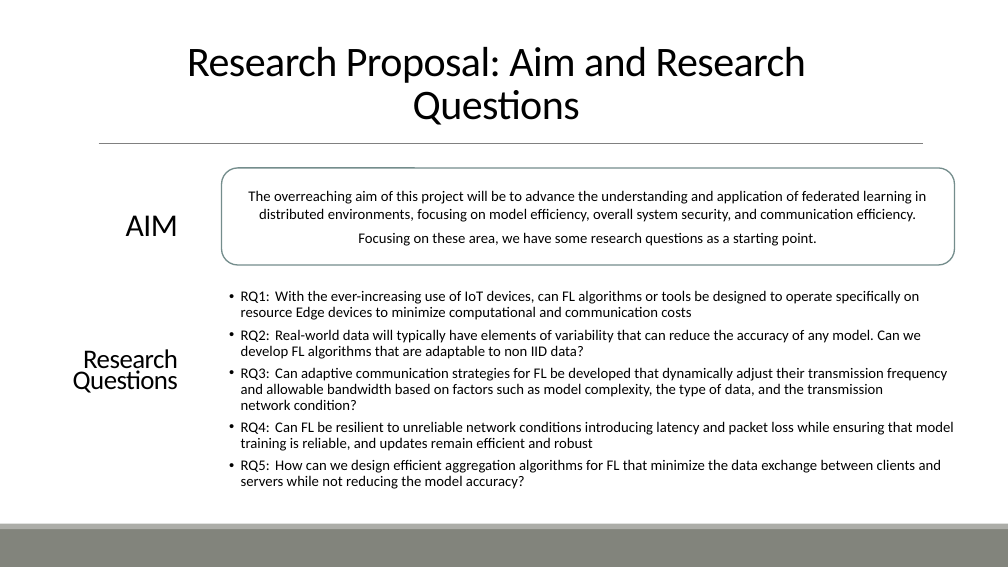
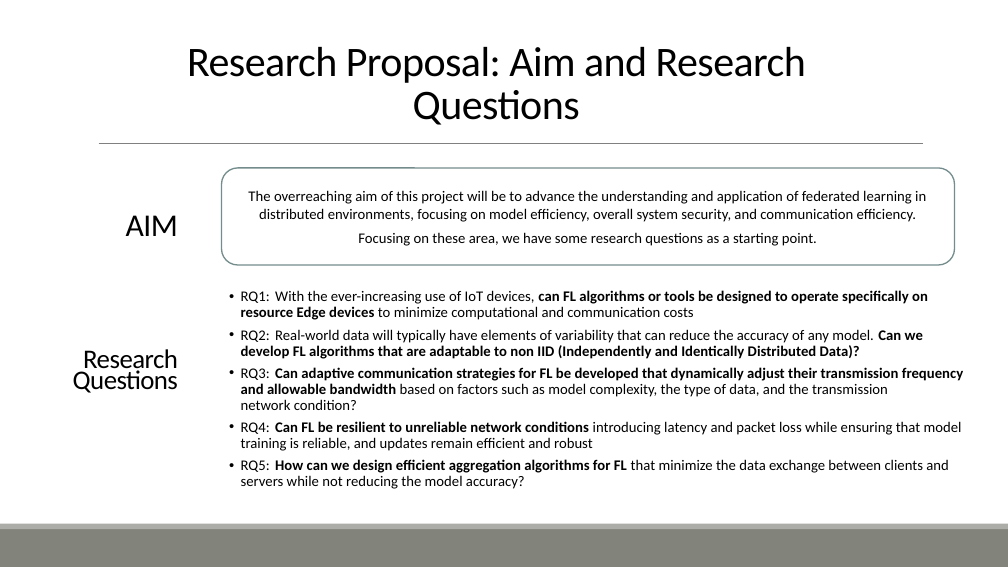
Before and after one commit to ofithcheallaigh/phd, a slide deck: slide 4 of Presentations/Supervisor Meetings/2024/20240209.pptx. Drawn at 1008x567 pixels with LibreOffice and Linux fonts; fonts in the diff are those of the drawing. Boxes give left, top, right and bottom in pixels: in the first picture for what was removed or moved away, otherwise in the second. Text is boxed around its words. In the diff, an @@ line names an element or a change of style, - is before the commit and + after.

```diff
--- a/Presentations/Supervisor Meetings/2024/20240209.pptx
+++ b/Presentations/Supervisor Meetings/2024/20240209.pptx
@@ text at (x1=241, y1=290, x2=963, y2=489): bold on in "can FL algorithms or tools be designed ...", "Can adaptive communication strategies for FL be ...", "Can FL be resilient to unreliable network ...", "How can we design efficient aggregation algorithms ..." @@
@@ text at (x1=241, y1=329, x2=923, y2=359): text changed; bold on @@
-• RQ2: Real-world data will typically have elements of variability that can reduce the accuracy of any model. Can we develop FL algorithms that are adaptable to non IID data?
+• RQ2: Real-world data will typically have elements of variability that can reduce the accuracy of any model. Can we develop FL algorithms that are adaptable to non IID (Independently and Identically Distributed Data)?
```
Also in this commit, not shown: 2 other slides changed, 1 slide added.
